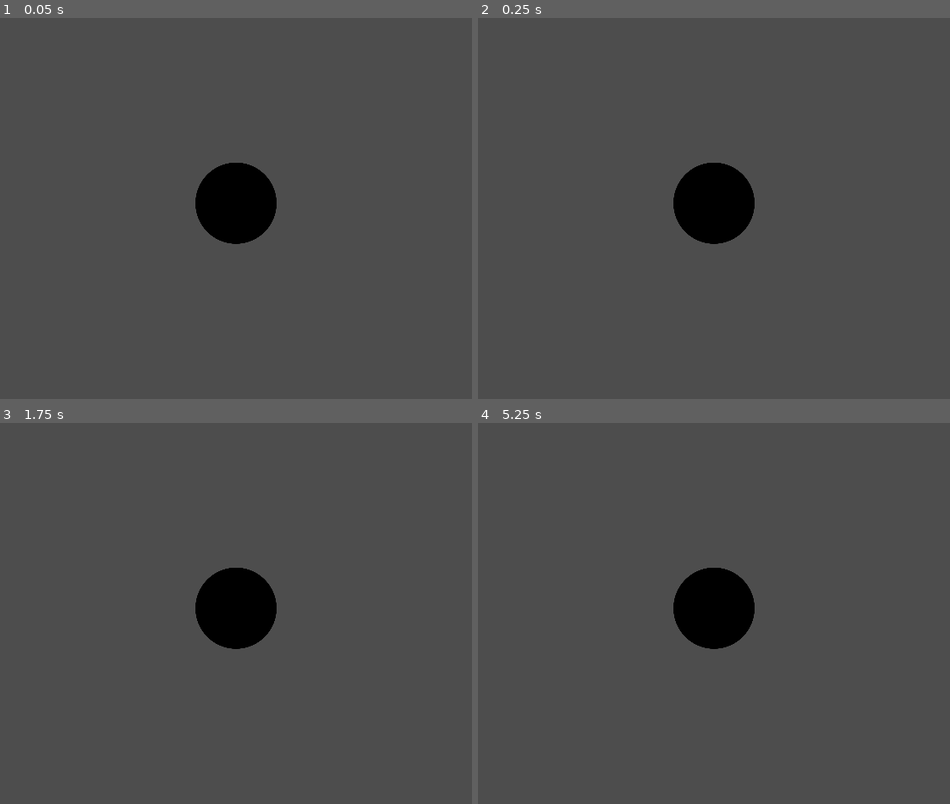
Above: before the commit, frames 1-4 (two rows, left to right).
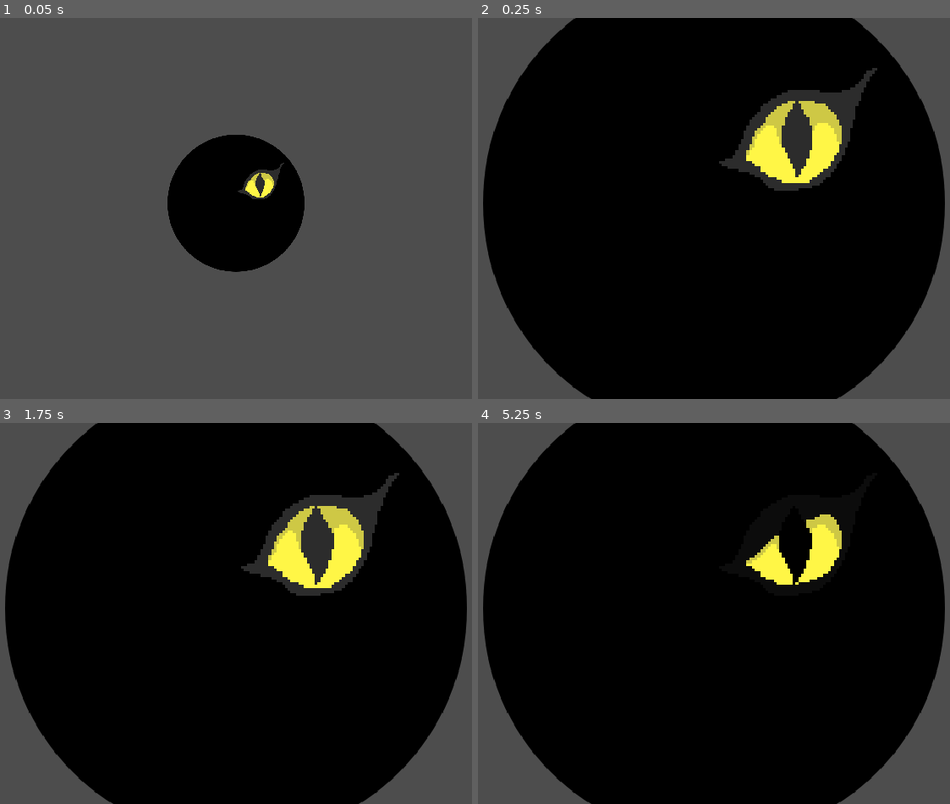
Above: after the commit, the same moments.

Repository: saangosu/Feed-The-Void
Game: Godot game, scene res://levels/main.tscn
Same seed, same stepped clock (60 frames per second), same inputs: the game is played once before the commit and once after it. The project has no main scene, so this scene is started directly.
Inputs:
- Up to frame 1 (0.05 s): no input
- Up to frame 2 (0.25 s): no input
- Up to frame 3 (1.75 s): tap Enter at 1.25 s
- Up to frame 4 (5.25 s): tap Space at 4.25 s

The runs differ from the first frame. In frame 1, 5.7% of the frame differs, in the area x 35-65%, y 30-67%; in frame 2, 83%, in the area x 1-99%, y 0-100%; in frame 3, 83%; in frame 4, 83%.

Commit message:
blink n main

Diff:
--- a/entities/void_creature.gd
+++ b/entities/void_creature.gd
@@ -1,8 +1,26 @@
 extends Node2D
 
 @export var minSize := 1.0        # Will be the original scale of the object
-@export var maxSize := 10.0       # Will be the max scale of the object
+@export var maxSize := 9.0       # Will be the max scale of the object
+var sizePercentage := 1.0
 
 func _ready():
-	minSize = scale.x
+	minSize = scale.y
 	maxSize = minSize * maxSize
+	sizePercentage = scale.y * 100 / maxSize
+
+func _on_blink_timer_timeout():
+	$EyeL.animation = "Blink"
+	$EyeL.play()
+
+func _physics_process(delta):
+	print(scale.y < maxSize)
+	if scale.y < maxSize:
+		scale *= Vector2(1.5, 1.5)
+		sizePercentage = scale.y * 100 / maxSize
+
+
+func _on_eye_l_animation_finished():
+	$EyeL.animation = "Idle"
+	$EyeL.speed_scale = 1.0
+	$EyeL.play()
--- a/entities/void_creature.tscn
+++ b/entities/void_creature.tscn
@@ -1,12 +1,70 @@
-[gd_scene load_steps=3 format=3 uid="uid://dyarxgnmiw66q"]
+[gd_scene load_steps=10 format=3 uid="uid://dyarxgnmiw66q"]
 
 [ext_resource type="Texture2D" uid="uid://bqwexe1go8gd5" path="res://addons/placeholders/circle.png" id="1_gjyuu"]
 [ext_resource type="Script" path="res://entities/void_creature.gd" id="1_r21ie"]
+[ext_resource type="Texture2D" uid="uid://cdqftpb6l2ib5" path="res://assets/art/eye/idle/idle_eye_0.png" id="3_g6r5n"]
+[ext_resource type="Texture2D" uid="uid://3hbk4a17fqh5" path="res://assets/art/eye/blink/blink_eye_0.png" id="3_pncmy"]
+[ext_resource type="Texture2D" uid="uid://br5tx8ae8u2yi" path="res://assets/art/eye/idle/idle_eye_1.png" id="4_txqmr"]
+[ext_resource type="Texture2D" uid="uid://dpgh5iol6cxdd" path="res://assets/art/eye/blink/blink_eye_1.png" id="4_vsmki"]
+[ext_resource type="Texture2D" uid="uid://ctdq4wjpg5hov" path="res://assets/art/eye/blink/blink_eye_2.png" id="5_ryejc"]
+[ext_resource type="Texture2D" uid="uid://huywyqyfvskr" path="res://assets/art/eye/blink/blink_eye_3.png" id="6_cdiqs"]
+
+[sub_resource type="SpriteFrames" id="SpriteFrames_cf10s"]
+animations = [{
+"frames": [{
+"duration": 1.0,
+"texture": ExtResource("3_pncmy")
+}, {
+"duration": 1.0,
+"texture": ExtResource("4_vsmki")
+}, {
+"duration": 1.0,
+"texture": ExtResource("5_ryejc")
+}, {
+"duration": 1.0,
+"texture": ExtResource("6_cdiqs")
+}, {
+"duration": 1.0,
+"texture": ExtResource("5_ryejc")
+}, {
+"duration": 1.0,
+"texture": ExtResource("4_vsmki")
+}],
+"loop": false,
+"name": &"Blink",
+"speed": 24.0
+}, {
+"frames": [{
+"duration": 1.0,
+"texture": ExtResource("3_g6r5n")
+}, {
+"duration": 1.0,
+"texture": ExtResource("4_txqmr")
+}],
+"loop": true,
+"name": &"Idle",
+"speed": 5.0
+}]
 
 [node name="VoidCreature" type="Node2D"]
+scale = Vector2(0.5, 0.5)
 script = ExtResource("1_r21ie")
 
-[node name="Sprite2D" type="Sprite2D" parent="."]
+[node name="Void" type="Sprite2D" parent="."]
 modulate = Color(0, 0, 0, 1)
 scale = Vector2(0.3, 0.3)
 texture = ExtResource("1_gjyuu")
+
+[node name="EyeL" type="AnimatedSprite2D" parent="."]
+position = Vector2(28, -24)
+scale = Vector2(0.90625, 0.90625)
+sprite_frames = SubResource("SpriteFrames_cf10s")
+animation = &"Blink"
+autoplay = "Idle"
+
+[node name="BlinkTimer" type="Timer" parent="."]
+wait_time = 5.0
+autostart = true
+
+[connection signal="animation_finished" from="EyeL" to="." method="_on_eye_l_animation_finished"]
+[connection signal="timeout" from="BlinkTimer" to="." method="_on_blink_timer_timeout"]
--- a/project.godot
+++ b/project.godot
@@ -22,5 +22,6 @@
 
 [rendering]
 
+textures/canvas_textures/default_texture_filter=0
 renderer/rendering_method="gl_compatibility"
 renderer/rendering_method.mobile="gl_compatibility"
Binary file added: assets/art/eye/blink/blink_eye_0.png
Not shown, added: assets/art/eye/blink/blink_eye_0.png.import
Binary file added: assets/art/eye/blink/blink_eye_1.png
Not shown, added: assets/art/eye/blink/blink_eye_1.png.import
Binary file added: assets/art/eye/blink/blink_eye_2.png
Not shown, added: assets/art/eye/blink/blink_eye_2.png.import
Binary file added: assets/art/eye/blink/blink_eye_3.png
Not shown, added: assets/art/eye/blink/blink_eye_3.png.import
Binary file added: assets/art/eye/idle/idle_eye_0.png
Not shown, added: assets/art/eye/idle/idle_eye_0.png.import
Binary file added: assets/art/eye/idle/idle_eye_1.png
Not shown, added: assets/art/eye/idle/idle_eye_1.png.import
